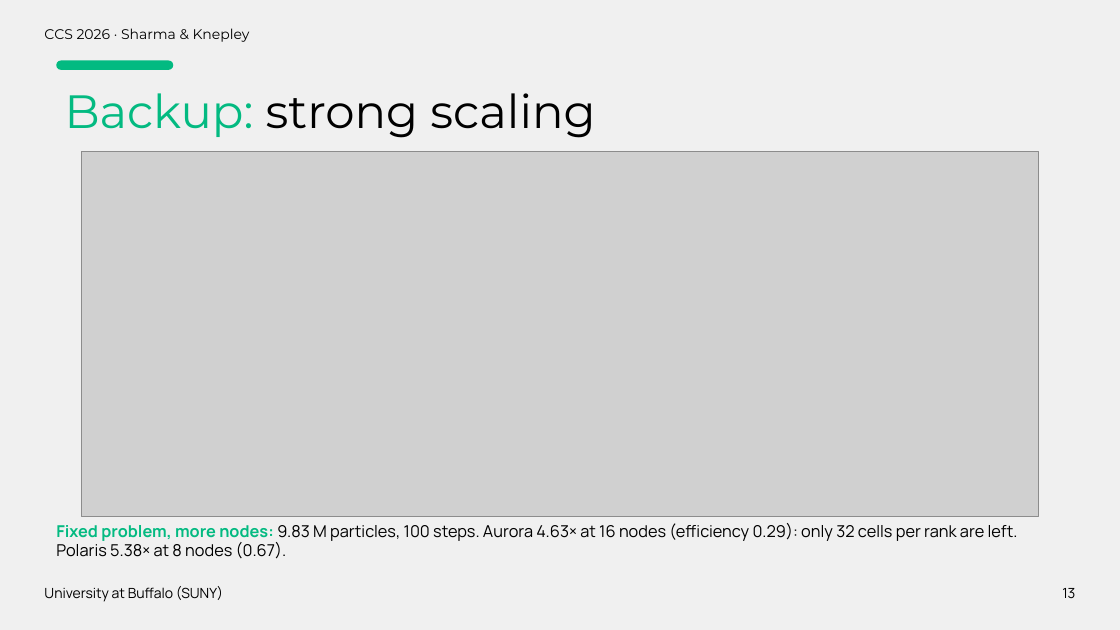
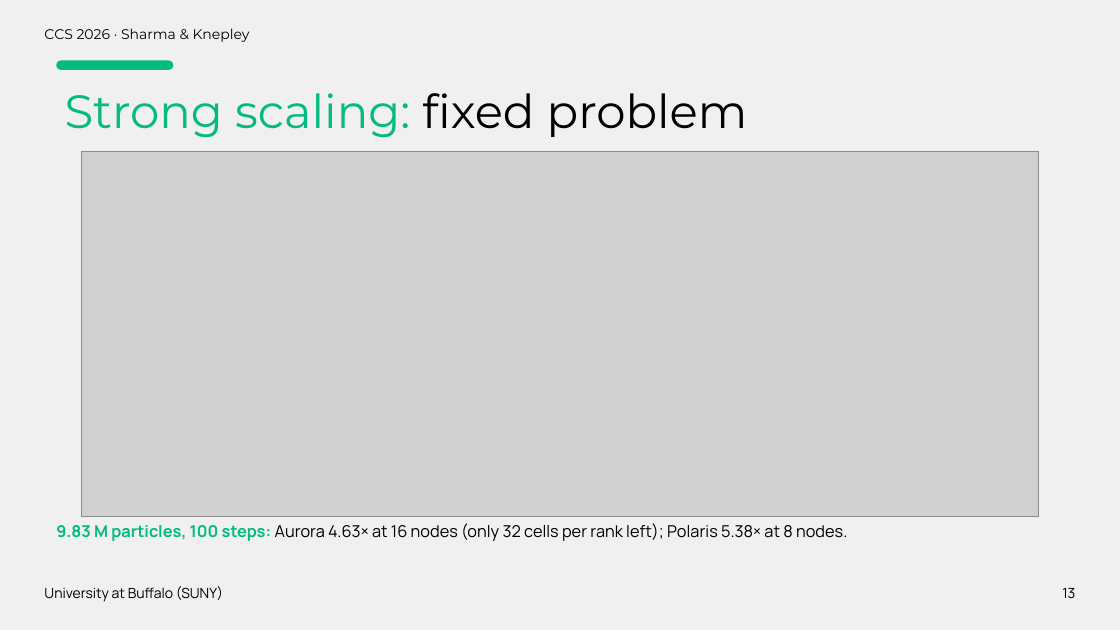
Before and after one commit to engineer-scientist/ccs2026-structure-preserving-plasma, a slide deck: slide 13 of presentation/CCS2026_Sharma_StructurePreservingPlasma.pptx. Drawn at 1120x630 pixels with LibreOffice and Linux fonts; fonts in the diff are those of the drawing; grey boxes stand for pictures. Boxes give left, top, right and bottom in pixels: in the first picture for what was removed or moved away, otherwise in the second. Text is boxed around its words. In the diff, an @@ line names an element or a change of style, - is before the commit and + after.

```diff
--- a/presentation/CCS2026_Sharma_StructurePreservingPlasma.pptx
+++ b/presentation/CCS2026_Sharma_StructurePreservingPlasma.pptx
@@ text at box(65, 93, 748, 138): text changed; text colour #000000 to #03BA81 @@
-Backup: strong scaling
+Strong scaling: fixed problem
@@ text at box(56, 523, 847, 541): text changed @@
-Fixed problem, more nodes: 9.83 M particles, 100 steps. Aurora 4.63× at 16 nodes (efficiency 0.29): only 32 cells per rank are left. Polaris 5.38× at 8 nodes (0.67).
+9.83 M particles, 100 steps: Aurora 4.63× at 16 nodes (only 32 cells per rank left); Polaris 5.38× at 8 nodes.
```
Also in this commit, not shown: 9 other slides changed, 1 other file.
